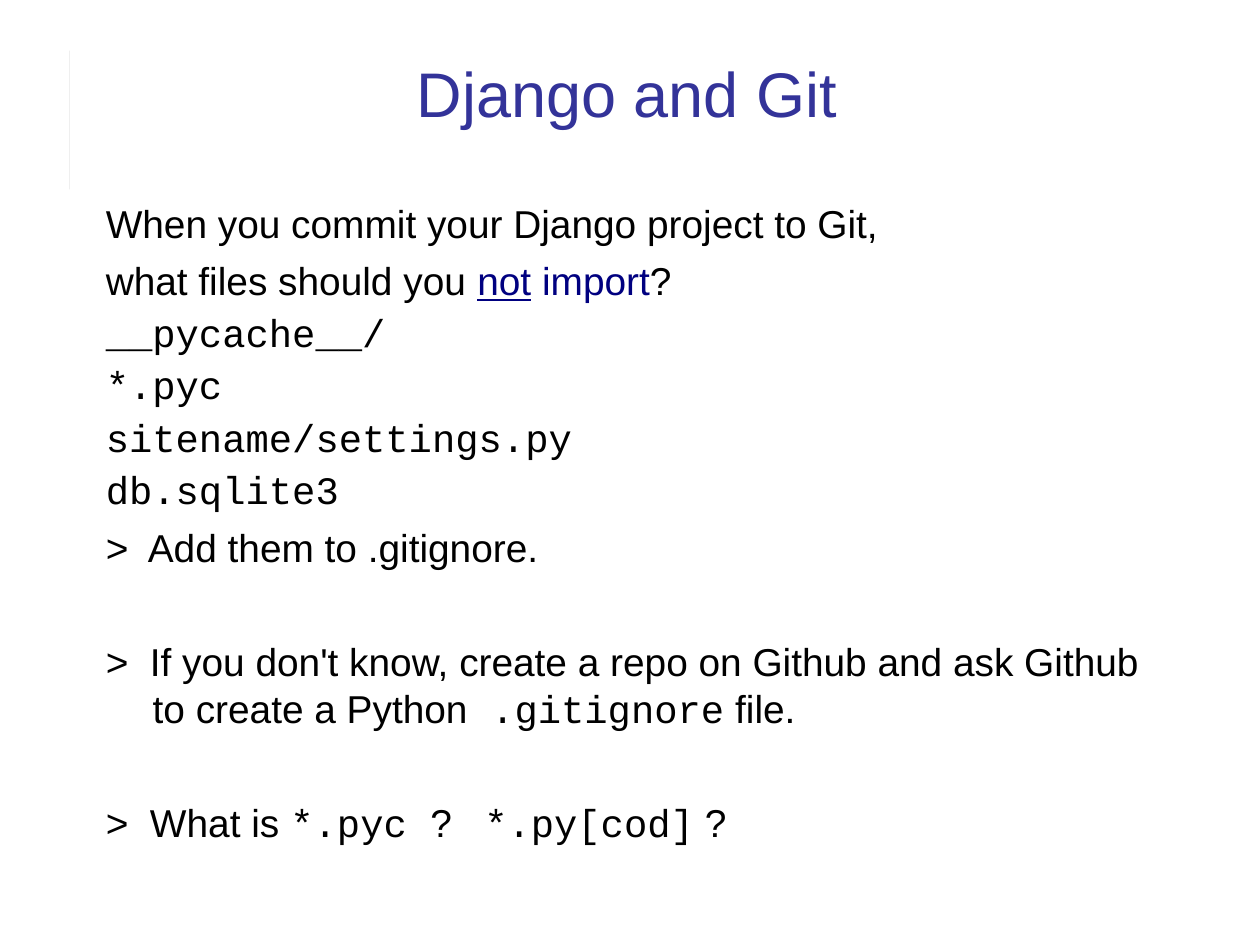
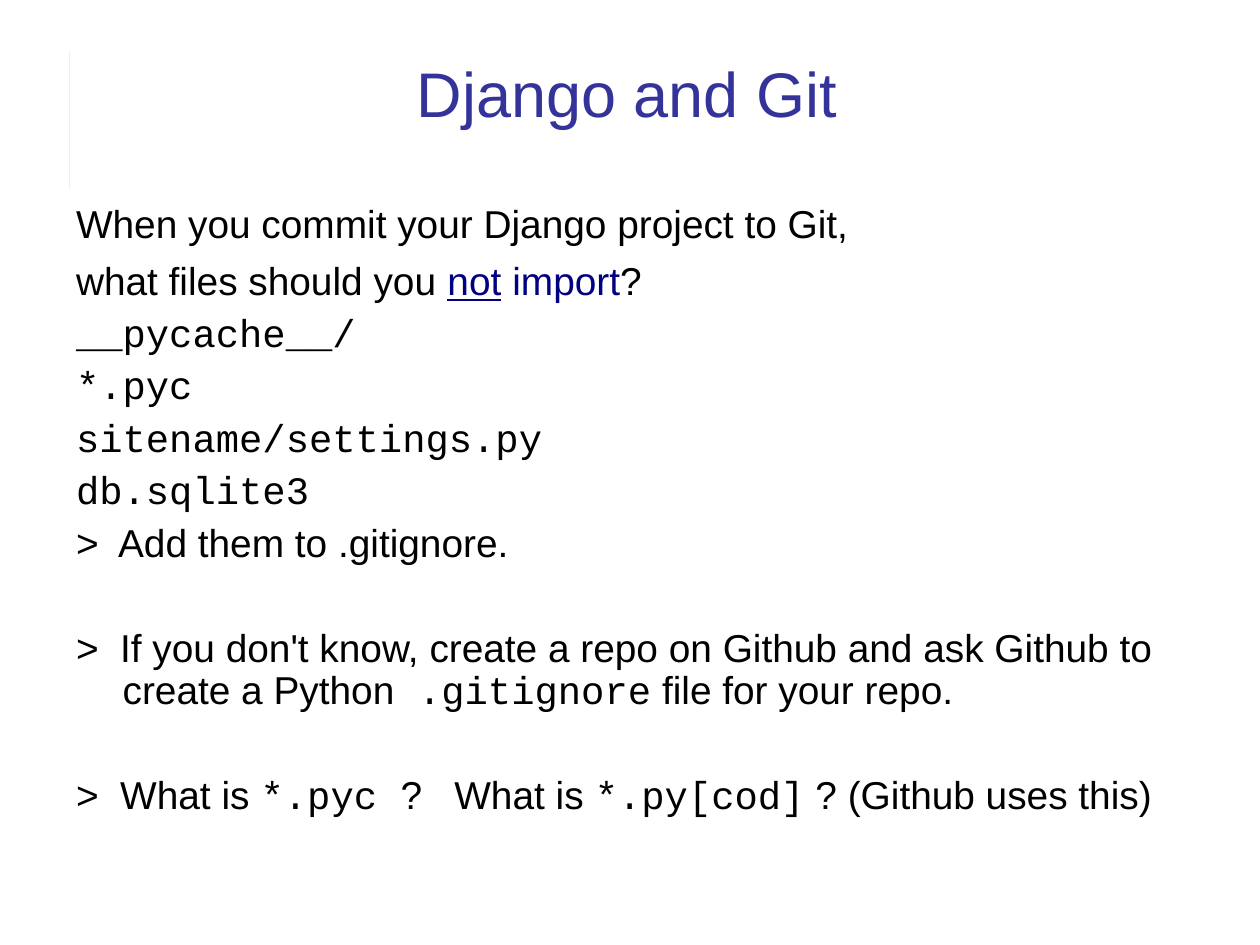
Before and after one commit to cpske/ISP, a slide deck: slide 27 of web/Django-review-1.ppt (slide 26 before the commit). Drawn at 1260x945 pixels with LibreOffice and Linux fonts; fonts in the diff are those of the drawing. Boxes give left, top, right and bottom in pixels: in the first picture for what was removed or moved away, otherwise in the second. Text is boxed around its words. In the diff, an @@ line names an element or a change of style, - is before the commit and + after.

```diff
--- a/web/Django-review-1.ppt
+++ b/web/Django-review-1.ppt
@@ text "When you commit your Django ..." moved from (x1=106, y1=210, x2=1138, y2=845) to (x1=76, y1=210, x2=1152, y2=817) @@
@@ text at (x1=118, y1=529, x2=508, y2=564): line spacing 1 to 0.9 @@
@@ text at (x1=120, y1=634, x2=1152, y2=817): text changed @@
-> If you don't know, create a repo on Github and ask Github to create a Python .gitignore file.
-> What is *.pyc ? *.py[cod] ?
+> If you don't know, create a repo on Github and ask Github to create a Python .gitignore file for your repo.
+> What is *.pyc ? What is *.py[cod] ? (Github uses this)
```
Also in this commit, not shown: 8 other slides changed, 1 slide added, 7 other files.
